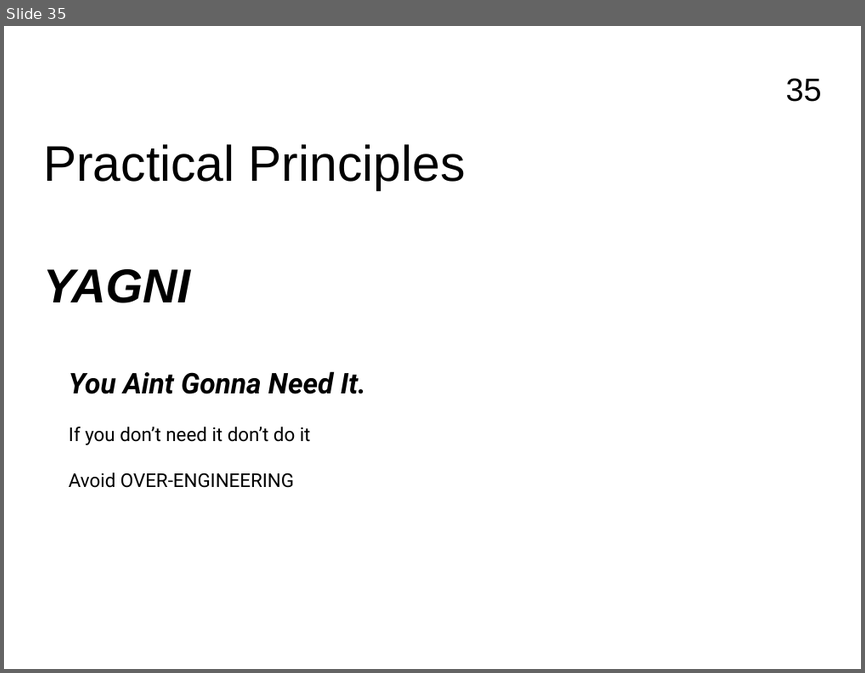
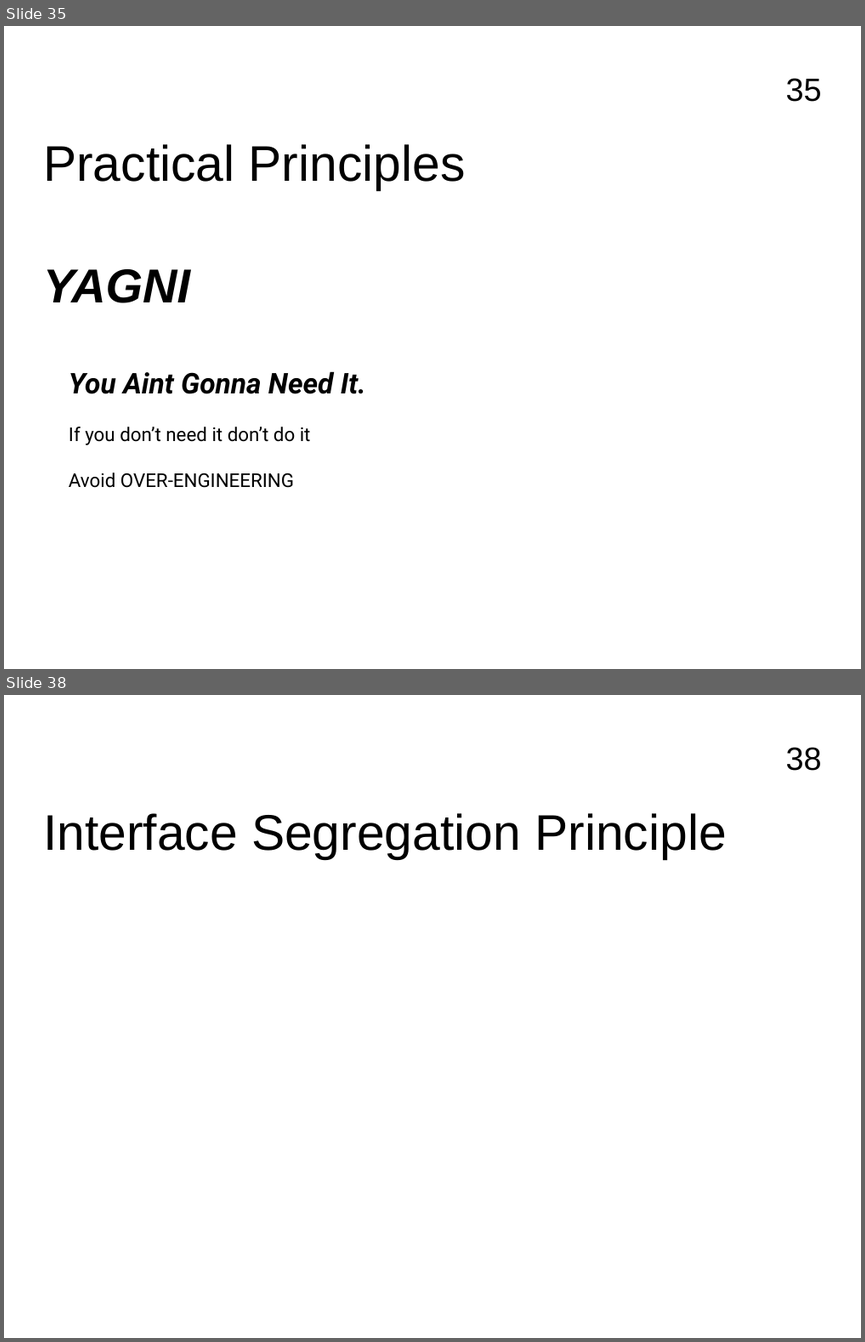
Before and after one commit to FrancoMelandri/SOLID, a slide deck: docs/solid.pptx. Shown one above the other, each under a label of ours: slide 35 before the commit, slides 35 and 38 after it; the slides between them are not shown. The pictures are 865x673 and 865x1342 pixels, drawn with LibreOffice and Linux fonts; fonts in the diff are those of the drawing. Boxes give left, top, right and bottom in pixels: in the first picture for what was removed or moved away, otherwise in the second. Text is boxed around its words. In the diff, an @@ line names an element or a change of style, - is before the commit and + after.

```diff
--- a/docs/solid.pptx
+++ b/docs/solid.pptx
@@ slide 38 added at (x1=4, y1=695, x2=861, y2=1338), background #FFFFFF; not listed: 1 template element that a slide beside it also shows @@
@@ text added at (x1=43, y1=813, x2=726, y2=859), 42 pt, text #000000 @@
+Interface Segregation Principle
```
Also in this commit, not shown: 3 slides changed, 6 other slides added.
